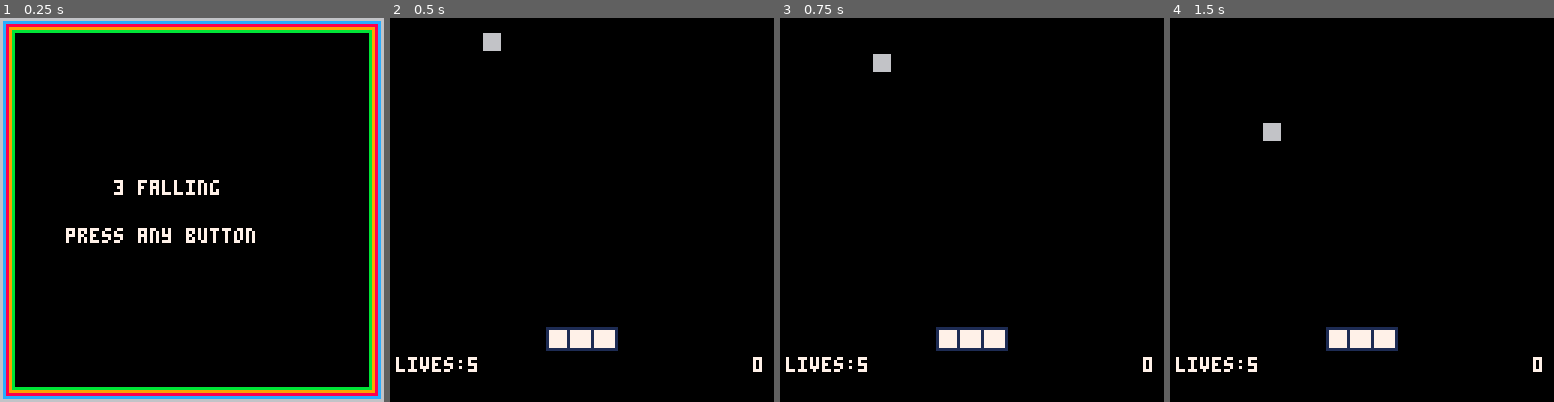
Above: before the commit, frames 1-4 (left to right).
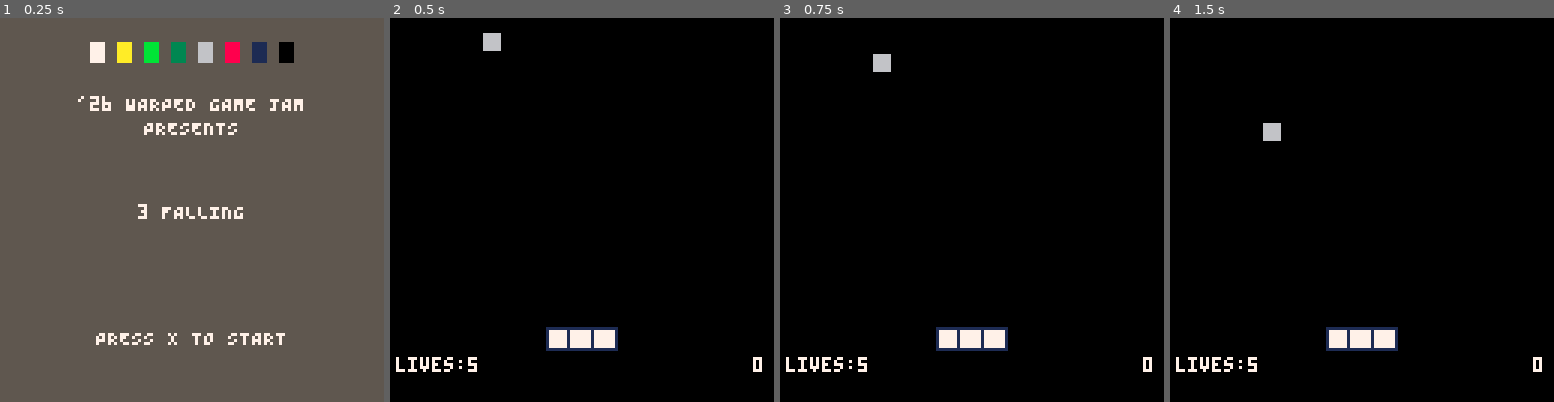
Above: after the commit, the same moments.

Repository: robotpony/game-jams
Game: PICO-8 cartridge 3/3.p8
Same seed, same stepped clock (60 frames per second), same inputs: the game is played once before the commit and once after it.
Inputs:
- Up to frame 1 (0.25 s): no input
- Up to frame 2 (0.5 s): tap X (X key) at 0.33 s
- Up to frame 3 (0.75 s): tap O (Z key) at 0.7 s
- Up to frame 4 (1.5 s): tap X (X key) at 1.07 s

The runs differ from the first frame. In frame 1, 100% of the frame differs, in the area x 0-100%, y 0-100%; in frame 2, nothing differs; in frame 3, nothing differs; in frame 4, nothing differs.

Commit message:
Compiled game.

Diff:
--- a/3/3.p8
+++ b/3/3.p8
@@ -7,6 +7,28 @@
 colsc={1,2,-2,1,4}
 catch_sfx={0,1,4,2,3}
 combo_sfx={5,6,7,8,9}
+
+-- lib/screen.lua
+function blink(hz)
+  return (time()*hz)%2<1
+end
+
+-- lib/title.lua
+function draw_title_card(name)
+  cls(5)
+  local sw={7,10,11,3,6,8,1,0}
+  for i=0,7 do
+    rectfill(30+i*9,8,34+i*9,14,sw[i+1])
+  end
+  local l1="'26 WARPED GAME JAM"
+  print(l1,64-#l1*2,26,7)
+  print("PRESENTS",48,34,7)
+  print(name,64-#name*2,62,7)
+  if blink(2) then
+    local l2="PRESS X TO START"
+    print(l2,64-#l2*2,104,7)
+  end
+end
 
 function any_btnp()
   for i=0,5 do
@@ -69,17 +91,6 @@
   print(sc,125-#sc*4,113,7)
 end
 
-function draw_title()
-  cls(0)
-  for i=0,4 do
-    rect(i,i,127-i,127-i,colc[i+1])
-  end
-  print("3 falling",38,54,7)
-  if blink_t<15 then
-    print("press any button",22,70,7)
-  end
-end
-
 function draw_end()
   cls(0)
   if won then
@@ -90,7 +101,7 @@
   print("score:"..max(0,score),34,60,7)
   print("caught:"..caught_ct,34,70,7)
   print("missed:"..missed_ct,34,80,7)
-  if blink_t<15 then
+  if blink(2) then
     print("press any button",22,100,7)
   end
 end
@@ -118,13 +129,10 @@
 function _init()
   pspd=3
   base_spd=1
-  blink_t=0
   gs=0
 end
 
 function _update()
-  blink_t=(blink_t+1)%30
-
   if gs==0 then
     if any_btnp() then new_game() end
     return
@@ -196,7 +204,7 @@
 end
 
 function _draw()
-  if gs==0 then draw_title() return end
+  if gs==0 then draw_title_card("3 FALLING") return end
   if gs==2 then draw_end() return end
 
   if flash_t>0 then
Not shown, changed: the thumbnail (__label__) section of 3/3.p8
Not shown, changed: 3/CLAUDE.md
Not shown, changed: 3/README.md
